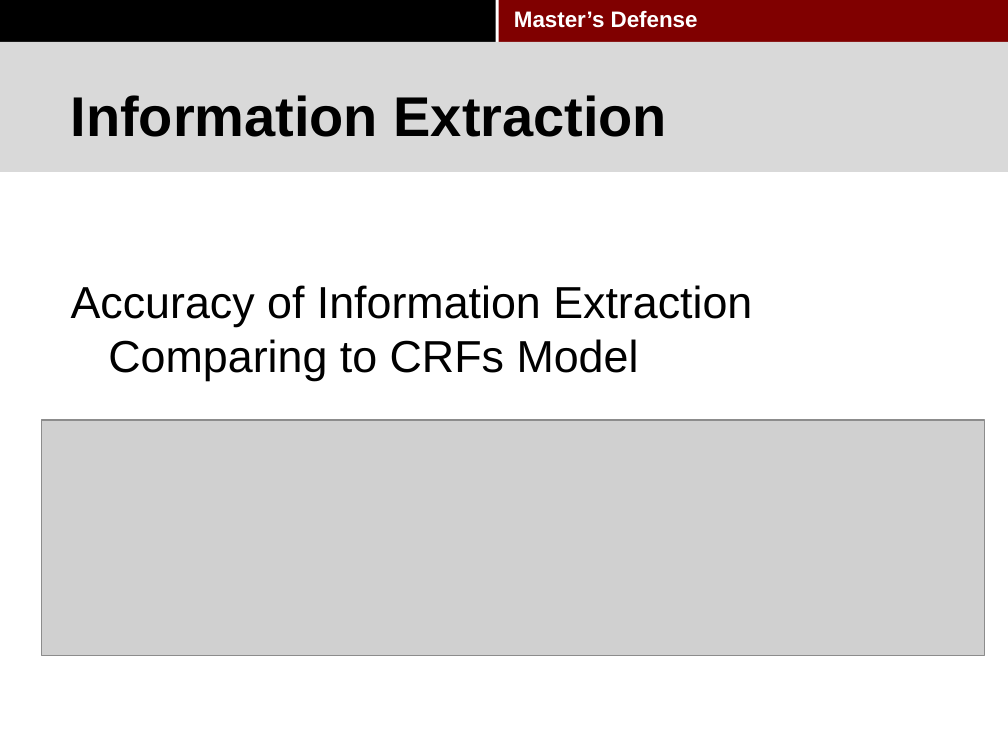
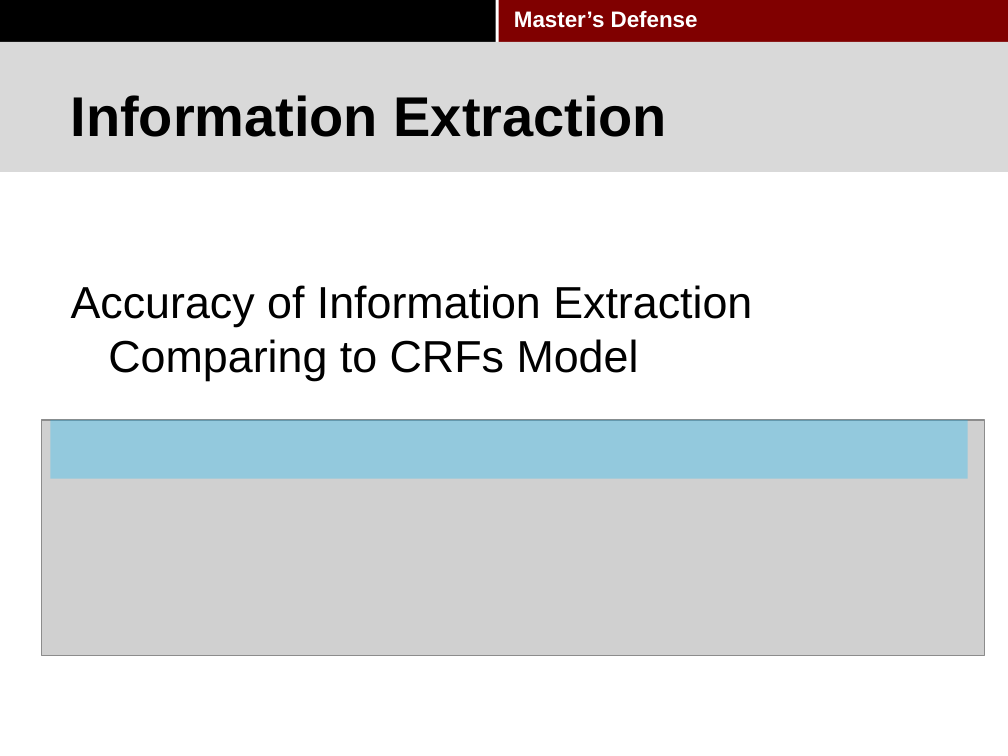
Before and after one commit to pkushiqiang/thesis, a slide deck: slide 60 of media/Master's thesis-2.pptx. Drawn at 1008x756 pixels with LibreOffice and Linux fonts; fonts in the diff are those of the drawing; grey boxes stand for pictures; background and template pictures are left out. Boxes give left, top, right and bottom in pixels: in the first picture for what was removed or moved away, otherwise in the second. Text is boxed around its words. In the diff, an @@ line names an element or a change of style, - is before the commit and + after.

```diff
--- a/media/Master's thesis-2.pptx
+++ b/media/Master's thesis-2.pptx
@@ rectangle added at (x1=50, y1=420, x2=968, y2=479), fill #00B8FF at 29% opacity @@
```
Also in this commit, not shown: 6 other slides changed, 4 slides added.
